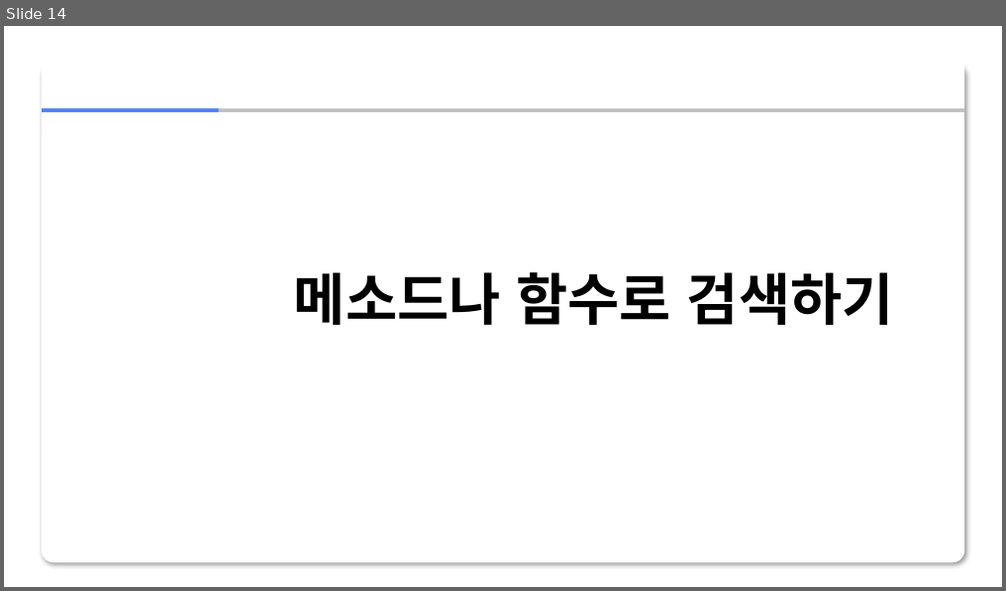
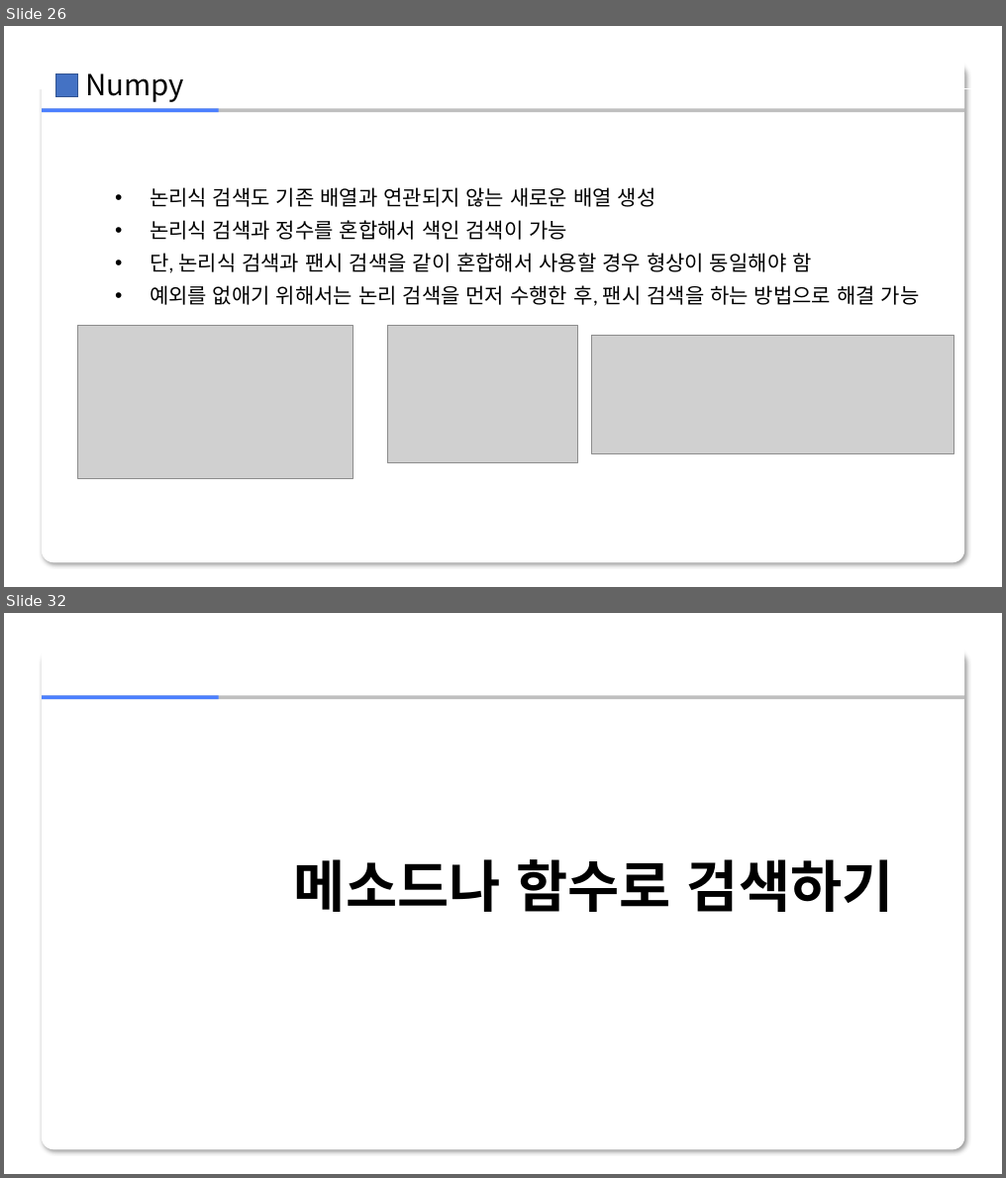
Before and after one commit to zerosum99/numpy_itple, a slide deck: 03장/[넘파이]03장.pptx. Shown one above the other, each under a label of ours: slide 14 before the commit, slides 26 and 32 after it; the slides between them are not shown. The pictures are 1006x591 and 1006x1178 pixels, drawn with LibreOffice and Linux fonts; fonts in the diff are those of the drawing; grey boxes stand for pictures; background and template pictures are left out. Boxes give left, top, right and bottom in pixels: in the first picture for what was removed or moved away, otherwise in the second. Text is boxed around its words. In the diff, an @@ line names an element or a change of style, - is before the commit and + after.

```diff
--- a/03장/[넘파이]03장.pptx
+++ b/03장/[넘파이]03장.pptx
@@ slide 26 added at <box>4,26,1002,587</box>, background #FFFFFF; not listed: 4 template elements that a slide beside it also shows @@
@@ rectangle added at <box>25,45,80,89</box>, fill #FFFFFF @@
@@ rectangle added at <box>55,74,78,96</box>, fill #4472C4, outline #325491 1 pt @@
@@ text added at <box>85,74,184,102</box>, 28 pt, text #000000 @@
+Numpy
@@ line added from (79, 88) to (994, 88), #FFFFFF 0.5 pt @@
@@ text added at <box>150,187,920,306</box>, 20 pt, text #000000 @@
+• 논리식 검색도 기존 배열과 연관되지 않는 새로운 배열 생성
+• 논리식 검색과 정수를 혼합해서 색인 검색이 가능
+• 단, 논리식 검색과 팬시 검색을 같이 혼합해서 사용할 경우 형상이 동일해야 함
+• 예외를 없애기 위해서는 논리 검색을 먼저 수행한 후, 팬시 검색을 하는 방법으로 해결 가능
@@ text added at <box>213,187,460,305</box>, 18 pt, text #FFFFFF @@
+다양한 검색조건 확인하기 2
@@ picture added at <box>78,325,352,478</box> @@
@@ picture added at <box>387,325,577,464</box> @@
@@ picture added at <box>592,335,954,455</box> @@
@@ what was slide 14 is now slide 32 @@
```
Also in this commit, not shown: 12 slides changed, 22 other slides added, 3 slides removed, 1 other file.
